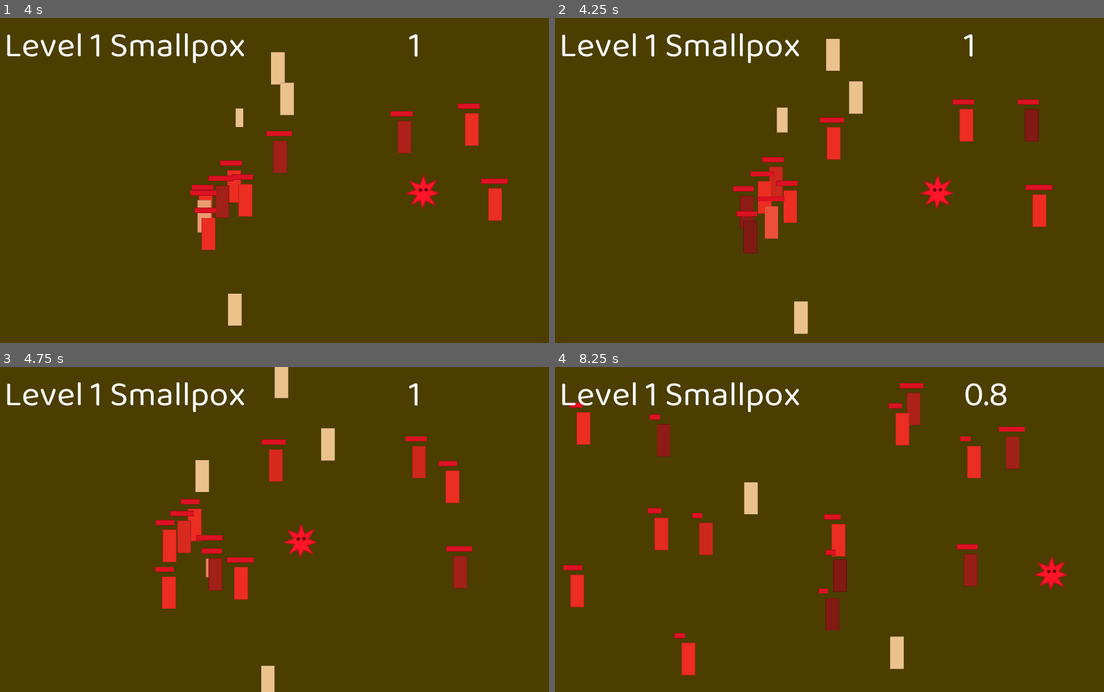
Above: before the commit, frames 1-4 (two rows, left to right).
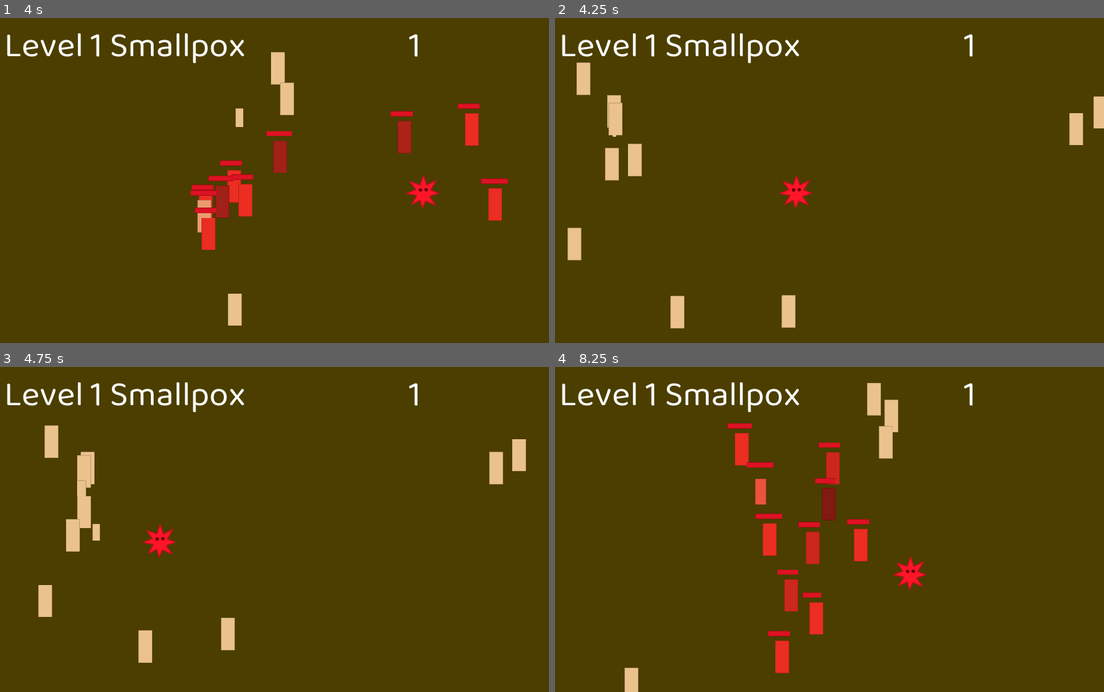
Above: after the commit, the same moments.

Repository: mariothedog/Epidemic-Simulator
Game: Godot game, scene res://Levels/Level.tscn
The game is run twice, just before and just after one commit, with the same random seed, the same clock (stepped at 60 frames per second) and the same inputs.
Inputs:
- Up to frame 1 (4 s): hold D (move_right) 0.53-1.28 s; hold S (move_down) 1.28-2.03 s; hold D (move_right) 2.03-2.78 s; hold W (move_up) 2.78-3.53 s; hold A (move_left) from 3.53 s (still down)
- Up to frame 2 (4.25 s): keep holding A (move_left); tap R (restart) at 4.15 s
- Up to frame 3 (4.75 s): keep holding A (move_left)
- Up to frame 4 (8.25 s): release A (move_left) at 5.03 s; hold S (move_down) 5.03-5.78 s; hold D (move_right) 5.78-6.53 s; hold W (move_up) 6.53-7.28 s; hold D (move_right) 7.28-8.03 s; hold S (move_down) from 8.03 s (still down)

Frame 1 is identical in both runs. In frame 2, 6.5% of the frame differs, in the area x 2-100%, y 6-98%; in frame 3, 7.0%; in frame 4, 9.3%, in the area x 1-94%, y 4-100%.

Commit message:
Added restarting.

Diff:
--- a/Player/Player.gd
+++ b/Player/Player.gd
@@ -24,6 +24,10 @@
 
 	velocity = input_vel.normalized() * SPEED * speed_multiplier
 
+	# Other input
+	if Input.is_action_just_pressed("restart"):
+		global.restart_level()
+
 func _movement():
 	velocity = move_and_slide(velocity)
 
--- a/global.gd
+++ b/global.gd
@@ -91,5 +91,9 @@
 	virus_spread_chance = epidemic_initial_spread[current_level-1]
 	virus_spread_resistance = epidemic_spread_resistance[current_level-1]
 	virus_pass_down_chance = epidemic_pass_down_chance[current_level-1]
+
+	restart_level()
+
+func restart_level():
 	if get_tree().reload_current_scene() != OK:
 		print_debug("An error occured while reloading the current scene.")
